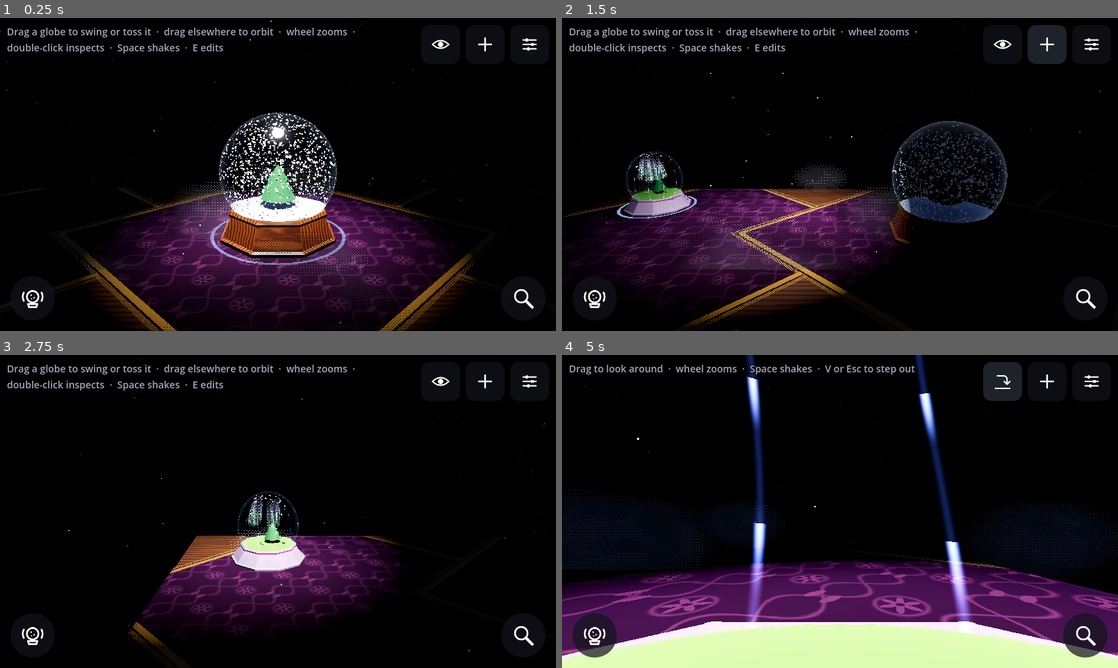
Above: before the commit, frames 1-4 (two rows, left to right).
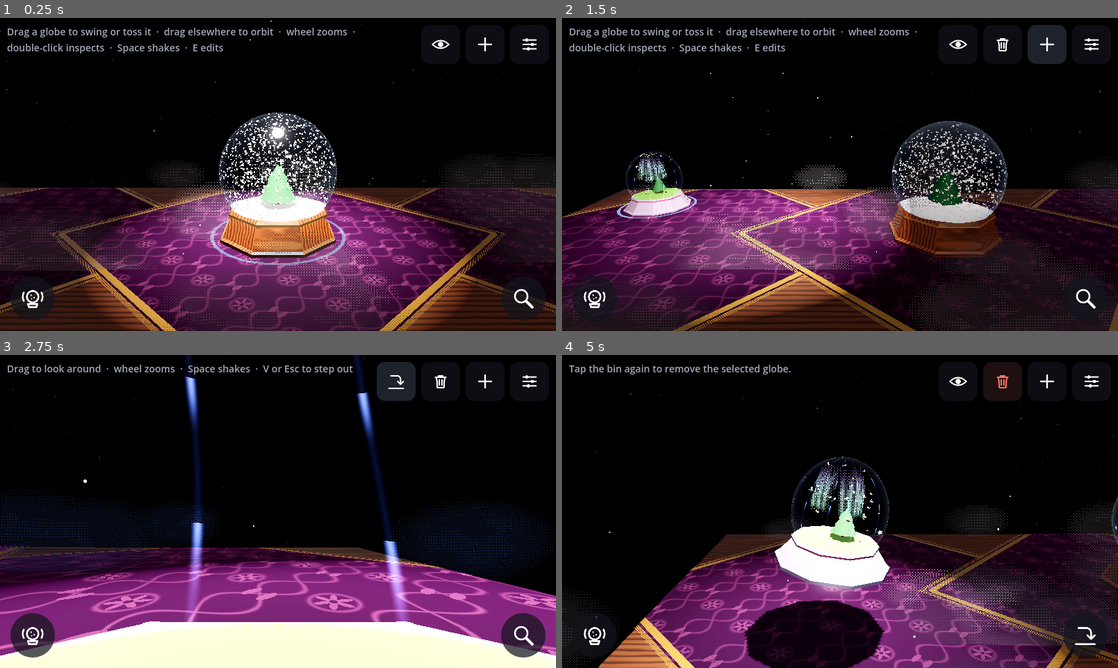
Above: after the commit, the same moments.

Repository: Sclondon/snowglobe-sim
Game: Godot game, scene res://scenes/main.tscn
Same seed, same stepped clock (60 frames per second), same inputs: the game is played once before the commit and once after it.
Inputs (mouse positions are in pixels of both pictures, inside the frame that each line leads up to):
- Up to frame 1 (0.25 s): no input
- Up to frame 2 (1.5 s): click (1001, 43) at 0.52 s; click (1045, 43) at 1.27 s
- Up to frame 3 (2.75 s): click (394, 380) at 2.02 s
- Up to frame 4 (5 s): click (595, 636) at 2.77 s; click (1084, 636) at 3.52 s; click (1001, 380) at 4.27 s

The runs differ from the first frame. In frame 1, 38% of the frame differs, in the area x 0-100%, y 30-100%; in frame 2, 34%; in frame 3, 43%, in the area x 0-100%, y 0-100%; in frame 4, 41%.

Commit message:
Joystick-style carrying, remove button, brighter room
- Touching a globe lifts it straight up where it is (held by the middle of
  the glass, so it hangs level); it then moves only as far as the finger
  moves from where it first touched
- Bin button in the top bar (shown with 2+ globes): tap twice to remove the
  selected globe
- More ambient light and a soft warm fill over the shelf so every globe
  is visible, not just the one under the spotlight

Co-Authored-By: Claude Opus 5.5 <noreply@anthropic.com>
Claude-Session: https://claude.ai/code/session_011FvhawzG413FJu7pLgXS3E

Diff:
--- a/scenes/main.tscn
+++ b/scenes/main.tscn
@@ -26,7 +26,7 @@
 sky = SubResource("sky")
 ambient_light_source = 2
 ambient_light_color = Color(0.35, 0.38, 0.5, 1)
-ambient_light_energy = 0.12
+ambient_light_energy = 0.45
 reflected_light_source = 2
 tonemap_mode = 3
 glow_enabled = true
@@ -89,6 +89,11 @@
 light_color = Color(0.55, 0.65, 0.9, 1)
 light_energy = 0.35
 
+[node name="RoomFill" type="DirectionalLight3D" parent="."]
+transform = Transform3D(1, 0, 0, 0, 0.5, 0.866, 0, -0.866, 0.5, 0, 6, 4)
+light_color = Color(1, 0.86, 0.7, 1)
+light_energy = 0.55
+
 [node name="Camera" type="Camera3D" parent="." unique_id=146742521]
 fov = 45.0
 script = ExtResource("2_cam")
--- a/scripts/main.gd
+++ b/scripts/main.gd
@@ -57,6 +57,11 @@
 var _mode := Mode.SHELF
 var _holding: GlobeBody
 var _grab_plane := Plane()
+## Joystick-style carrying: where the pointer first hit the carry plane, and
+## where the globe's centre was lifted to at that moment.
+var _grab_start_hit := Vector3.ZERO
+var _grab_anchor := Vector3.ZERO
+var _grab_min_y := 0.0
 var _twisting := false
 var _orbiting := false
 var _touched: SnowGlobe
@@ -234,6 +239,7 @@
 func _update_can_add() -> void:
 	if ui:
 		ui.set_can_add(globes.size() < max_globes)
+		ui.set_can_remove(globes.size() > 1)
 
 
 ## The spot on the shelf furthest from the other globes (ignoring `skip`).
@@ -474,8 +480,17 @@
 	var flat_back := Vector3(back.x, 0.0, back.z).normalized()
 	var down := clampf((back.y - 0.35) / 0.5, 0.0, 1.0)
 	_grab_plane = Plane(flat_back.slerp(Vector3.UP, down).normalized(), point)
-	body.grab(point)
-	body.drag_target = point + Vector3.UP * _lift(body)
+	_grab_start_hit = point
+	# Hold it by the middle of the glass, so it hangs straight and lifts
+	# straight up where it is; after that it only moves as far as the pointer
+	# moves from where it first touched (like a joystick), wherever on the
+	# globe that was.
+	var center := body.global_transform * body.globe.glass_center
+	var lift := _lift(body)
+	_grab_anchor = center + Vector3.UP * lift
+	_grab_min_y = minf(center.y, body.globe.glass_center.y) + lift
+	body.grab(center)
+	body.drag_target = _grab_anchor
 	_holding = body
 	return true
 
@@ -490,12 +505,10 @@
 	var hit = _grab_plane.intersects_ray(from, dir)
 	if hit == null:
 		return
-	var p: Vector3 = hit
+	var p: Vector3 = _grab_anchor + ((hit as Vector3) - _grab_start_hit)
 	# Held a little off the shelf (never pulled down into it, which just makes
 	# the two fight).
-	var lift := _lift(_holding)
-	p.y += lift
-	p.y = clampf(p.y, maxf(carry_height.x, _holding.grab_local.y + lift), maxf(carry_height.y, _holding.grab_local.y + 1.0 + lift))
+	p.y = clampf(p.y, _grab_min_y, maxf(carry_height.y, _grab_min_y + 1.0))
 	p.x = clampf(p.x, -shelf_half_size.x - 3.0, shelf_half_size.x + 3.0)
 	p.z = clampf(p.z, -shelf_half_size.y - 3.0, shelf_half_size.y + 3.0)
 	_holding.drag_target = p
--- a/scripts/ui/app_ui.gd
+++ b/scripts/ui/app_ui.gd
@@ -35,6 +35,7 @@
 const ICON_INSPECT := preload("res://ui/icons/inspect.svg")
 const ICON_PUT_BACK := preload("res://ui/icons/put_back.svg")
 const ICON_ADD := preload("res://ui/icons/add.svg")
+const ICON_REMOVE := preload("res://ui/icons/remove.svg")
 const ICON_INSIDE := preload("res://ui/icons/inside.svg")
 const ACCENT := Color(0.62, 0.78, 1.0)
 
@@ -50,6 +51,9 @@
 var _shake_button: Button
 var _inspect_button: Button
 var _add_button: Button
+var _remove_button: Button
+## Seconds left to confirm a removal (tap the bin twice).
+var _remove_armed := 0.0
 var _inside_button: Button
 var _top_buttons: Array[Button] = []
 var _hint: Label
@@ -76,9 +80,10 @@
 
 	_inside_button = _tool_button(ICON_INSIDE, "Look from inside (V)", inside_pressed.emit)
 	_add_button = _tool_button(ICON_ADD, "Add a globe", add_globe_pressed.emit)
+	_remove_button = _tool_button(ICON_REMOVE, "Remove the selected globe", _on_remove_pressed)
 	_edit_button = _tool_button(ICON_EDIT, "Edit globe (E)", toggle_editor)
 	# Laid out right-to-left from the top-right corner.
-	_top_buttons = [_edit_button, _add_button, _inside_button]
+	_top_buttons = [_edit_button, _add_button, _remove_button, _inside_button]
 	_shake_button = _tool_button(ICON_SHAKE, "Shake (Space)", shake_pressed.emit, &"BigButton")
 	_inspect_button = _tool_button(ICON_INSPECT, "Inspect (I)", inspect_pressed.emit, &"BigButton")
 
@@ -105,6 +110,10 @@
 func _process(delta: float) -> void:
 	if _fps:
 		_fps.text = "%d fps" % Engine.get_frames_per_second()
+	if _remove_armed > 0.0:
+		_remove_armed -= delta
+		if _remove_armed <= 0.0:
+			_remove_button.modulate = Color.WHITE
 	if _autosave_in > 0.0:
 		_autosave_in -= delta
 		if _autosave_in <= 0.0:
@@ -154,6 +163,25 @@
 ## Whether another globe fits on the shelf.
 func set_can_add(can_add: bool) -> void:
 	_add_button.disabled = not can_add
+
+
+## The remove button only shows while there's more than one globe.
+## First tap arms the bin (it turns red), a second tap within a few seconds
+## removes the selected globe.
+func _on_remove_pressed() -> void:
+	if _remove_armed > 0.0:
+		_remove_armed = 0.0
+		_remove_button.modulate = Color.WHITE
+		remove_globe_requested.emit()
+		return
+	_remove_armed = 3.0
+	_remove_button.modulate = Color(1.0, 0.45, 0.4)
+	_show_hint("Tap the bin again to remove the selected globe.")
+
+
+func set_can_remove(can_remove: bool) -> void:
+	_remove_button.visible = can_remove
+	_layout()
 
 
 ## Called by main when the view mode changes (0 shelf, 1 inspect, 2 inside).
--- /dev/null
+++ b/ui/icons/remove.svg
@@ -0,0 +1,5 @@
+<svg xmlns="http://www.w3.org/2000/svg" width="96" height="96" viewBox="0 0 96 96">
+<g fill="none" stroke="#fff" stroke-width="7" stroke-linecap="round" stroke-linejoin="round">
+<path d="M22 28 H74 M38 28 V20 H58 V28 M28 28 L32 78 H64 L68 28 M42 40 V66 M54 40 V66"/>
+</g>
+</svg>
Not shown, added: ui/icons/remove.svg.import
